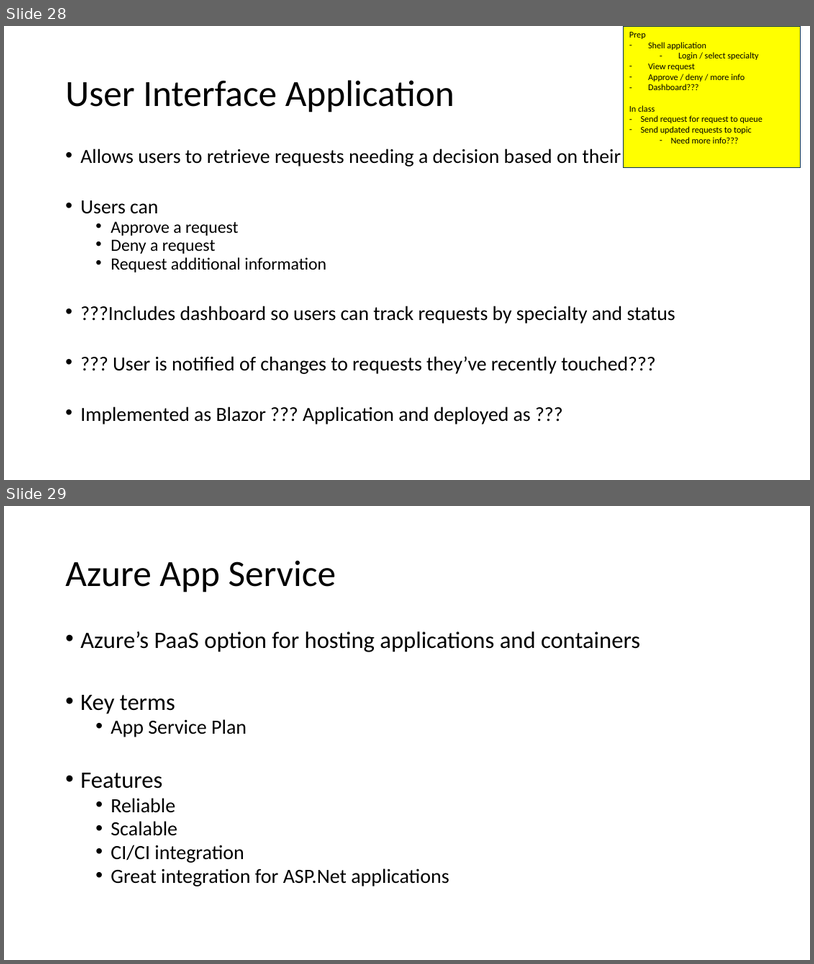
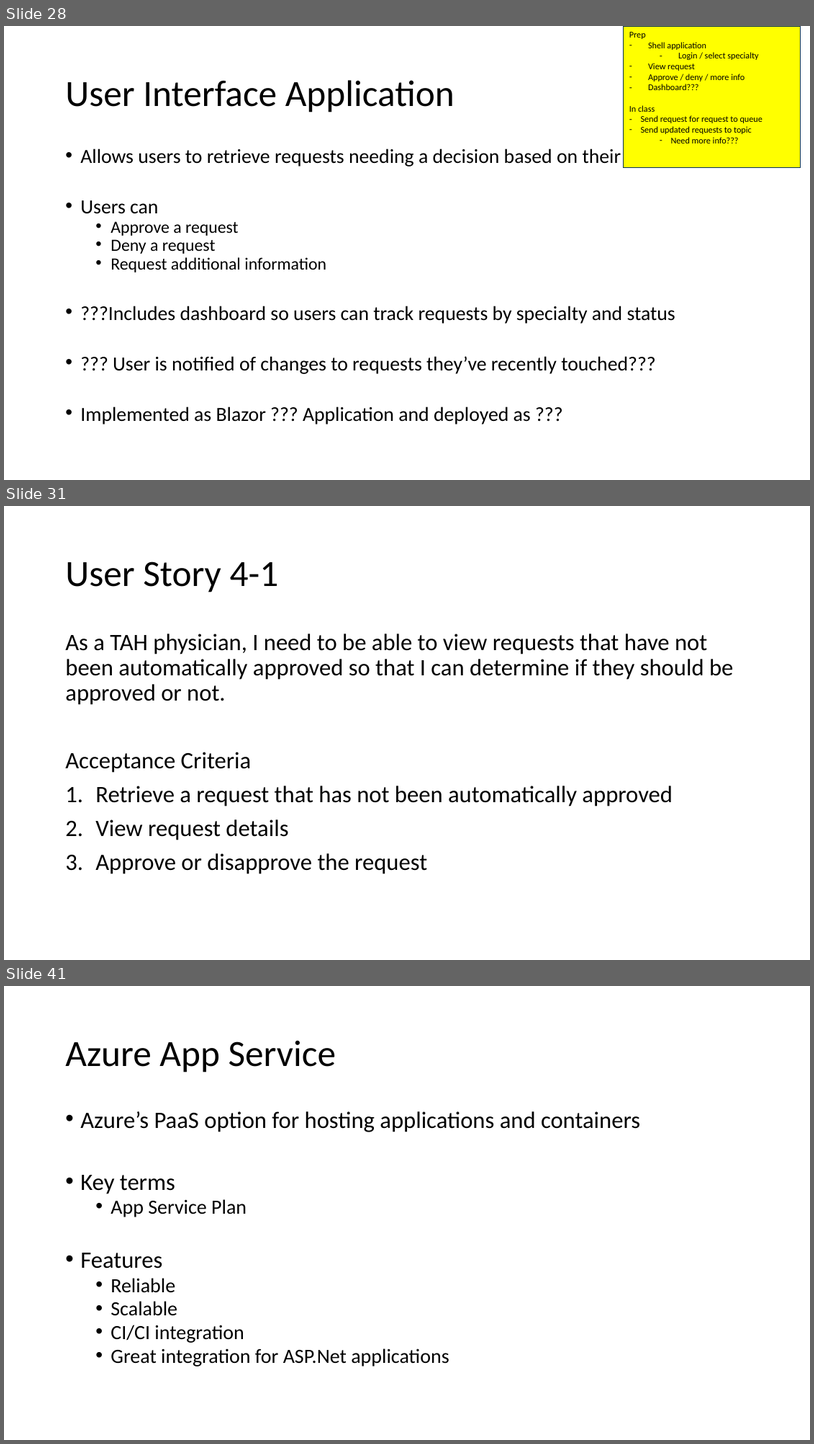
Before and after one commit to scottctr/EdaWorkshop, a slide deck: EventDrivenArchitectureWorkshop.pptx. Shown one above the other, each under a label of ours: slides 28 and 29 before the commit, slides 28, 31 and 41 after it; the slides between them are not shown. The pictures are 814x964 and 814x1444 pixels, drawn with LibreOffice and Linux fonts; fonts in the diff are those of the drawing. Boxes give left, top, right and bottom in pixels: in the first picture for what was removed or moved away, otherwise in the second. Text is boxed around its words. In the diff, an @@ line names an element or a change of style, - is before the commit and + after.

```diff
--- a/EventDrivenArchitectureWorkshop.pptx
+++ b/EventDrivenArchitectureWorkshop.pptx
@@ slide 31 added at box(4, 506, 810, 960), background #FFFFFF @@
@@ title added at box(65, 561, 279, 592), 44 pt, text #000000 @@
+User Story 4-1
@@ text added at box(65, 633, 733, 874), 28 pt, text #000000 @@
+As a TAH physician, I need to be able to view requests that have not been automatically approved so that I can determine if they should be approved or not.
+Acceptance Criteria
+1. Retrieve a request that has not been automatically approved
+2. View request details
+3. Approve or disapprove the request
@@ what was slide 29 is now slide 41 @@
```
Also in this commit, not shown: 7 slides changed, 11 other slides added, 1 other file.
